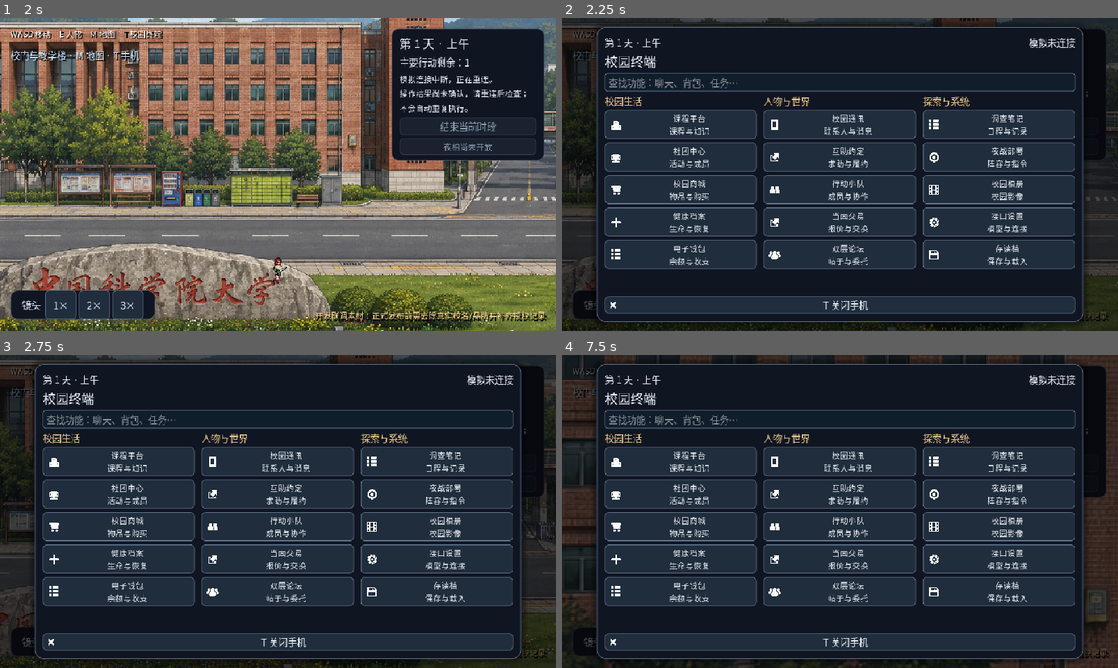
Above: before the commit, frames 1-4 (two rows, left to right).
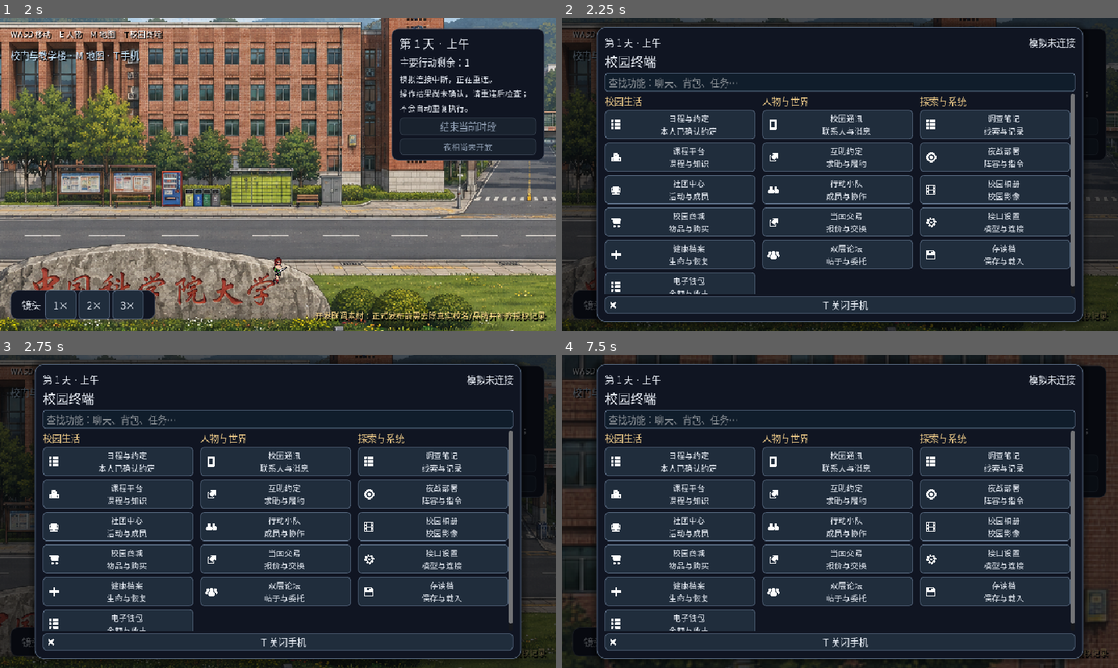
Above: after the commit, the same moments.

Repository: snappy716/LLM-simulate-society
Game: Godot game, scene res://scenes/campus/campus_collab_test.tscn
The game is run twice, just before and just after one commit, with the same random seed, the same clock (stepped at 60 frames per second) and the same inputs.
Inputs (mouse positions are in pixels of both pictures, inside the frame that each line leads up to):
- Up to frame 1 (2 s): tap Enter (ui_accept) at 0.5, 0.77, 1.52 s; move the mouse to (400, 158) at 0.52 s; hold D (move_right) 0.53-1.28 s; hold E (interact_npc) 0.53-1.28 s; click (400, 158) at 0.67 s; move the mouse to (166, 190) at 1.27 s; hold S (move_down) from 1.28 s (still down); tap R (randomize_outfit) at 1.35 s
- Up to frame 2 (2.25 s): move the mouse to (895, 105) at 2.02 s; release S (move_down) at 2.03 s; hold D (move_right) from 2.03 s (still down); hold T (toggle_phone) from 2.03 s (still down)
- Up to frame 3 (2.75 s): keep holding D (move_right); keep holding T (toggle_phone)
- Up to frame 4 (7.5 s): release D (move_right) at 2.75 s; release T (toggle_phone) at 2.75 s; click "课程平台 课程与知识" at 2.75 s; click "1×" at 3.5 s; click "2×" at 4.25 s; click "3×" at 5 s; tap Enter (ui_accept) at 5.75, 6.02, 6.77 s; move the mouse to (812, 574) at 5.77 s; hold W (move_up) 5.78-6.53 s; tap E (interact_npc) at 5.85 s; click (812, 574) at 5.92 s; move the mouse to (1006, 558) at 6.52 s; hold R (randomize_outfit) 6.53-7.28 s; hold A (move_left) from 6.53 s (still down); move the mouse to (673, 464) at 7.27 s; tap T (toggle_phone) at 7.35 s

Frame 1 is identical in both runs. In frame 2, 7.1% of the frame differs, in the area x 7-93%, y 24-89%; in frame 3, 7.1%; in frame 4, 7.1%.

Commit message:
Unify confirmed campus commitments and add personal agenda

Diff:
--- /dev/null
+++ b/game/scripts/ui/campus_agenda_panel.gd
@@ -0,0 +1,43 @@
+extends VBoxContainer
+## Read-only projection. Existing phone/squad commands remain the only authority.
+
+signal open_management(app_id: String, app_name: String)
+
+const PHASES := {"morning": "上午", "afternoon": "下午", "evening": "晚上", "late_night": "凌晨"}
+var detail: RichTextLabel
+var note: Label
+
+
+func _ready() -> void:
+	detail = RichTextLabel.new()
+	detail.bbcode_enabled = false
+	detail.fit_content = true
+	detail.scroll_active = false
+	detail.custom_minimum_size.y = 140
+	add_child(detail)
+	note = Label.new()
+	note.autowrap_mode = TextServer.AUTOWRAP_WORD_SMART
+	add_child(note)
+	for entry in [["party", "行动小队"], ["messages", "校园通讯"]]:
+		var button := Button.new()
+		button.text = "前往%s管理约定" % entry[1]
+		button.pressed.connect(func(): open_management.emit(entry[0], entry[1]))
+		add_child(button)
+	SimulationBridge.campus_snapshot_updated.connect(func(_snapshot):
+		if visible:
+			refresh()
+	)
+	refresh()
+
+
+func refresh() -> void:
+	var data: Dictionary = SimulationBridge.campus_snapshot.get("agenda", {})
+	var lines := PackedStringArray(["我已确认的约定"])
+	var rows: Array = data.get("commitments", [])
+	if rows.is_empty():
+		lines.append("目前没有待履行的已确认约定。\n这不代表没有课程、委托或其他可选活动。")
+	for row in rows:
+		var cost := "短暂见面 · 不扣主要行动" if int(row.major_action_cost) == 0 else "实际执行时核验主要行动"
+		lines.append("第 %d 天 · %s\n%s\n%s\n%s" % [int(row.day), PHASES.get(row.phase, row.phase), row.label, row.location_name, cost])
+	detail.text = "\n\n".join(lines)
+	note.text = String(data.get("note", "正在读取本人约定…"))
--- a/game/scripts/ui/campus_phone_catalog.gd
+++ b/game/scripts/ui/campus_phone_catalog.gd
@@ -3,6 +3,7 @@
 # Presentation only: keep commands and availability rules in their existing panels.
 const GROUPS := [
 	{"title": "校园生活", "entries": [
+		{"id": "agenda", "caption": "本人已确认约定", "icon": "menuList", "keywords": "日程预约出击见面"},
 		{"id": "courses", "caption": "课程与知识", "icon": "leaderboardsComplex", "keywords": "上课学习"},
 		{"id": "clubs", "caption": "活动与成员", "icon": "trophy", "keywords": "社团"},
 		{"id": "market", "caption": "物品与购买", "icon": "shoppingCart", "keywords": "背包购物使用"},
@@ -17,7 +18,7 @@
 		{"id": "forums", "caption": "帖子与委托", "icon": "massiveMultiplayer", "keywords": "任务表世界里世界"},
 	]},
 	{"title": "探索与系统", "entries": [
-		{"id": "notes", "caption": "日程与记录", "icon": "menuList", "keywords": "日志"},
+		{"id": "notes", "caption": "线索与记录", "icon": "menuList", "keywords": "日志"},
 		{"id": "combat", "caption": "阵容与指令", "icon": "target", "keywords": "卡牌战斗"},
 		{"id": "album", "caption": "校园影像", "icon": "movie", "keywords": "照片"},
 		{"id": "settings", "caption": "模型与连接", "icon": "gear", "keywords": "API LLM"},
--- a/game/scripts/ui/campus_phone_ui.gd
+++ b/game/scripts/ui/campus_phone_ui.gd
@@ -7,6 +7,7 @@
 	{"id": "settings", "name": "接口设置"},
 	{"id": "saves", "name": "存读档"},
 	{"id": "messages", "name": "校园通讯"},
+	{"id": "agenda", "name": "日程与约定"},
 	{"id": "assistance", "name": "互助约定"},
 	{"id": "courses", "name": "课程平台"},
 	{"id": "album", "name": "校园相册"},
@@ -46,6 +47,7 @@
 var _inventory_root: VBoxContainer
 var _investigation_root: VBoxContainer
 var _growth_root: VBoxContainer
+var _agenda_root: VBoxContainer
 var _assistance_root: VBoxContainer
 var _trade_root: VBoxContainer
 var _health_root: VBoxContainer
@@ -340,6 +342,10 @@
 	_growth_root = preload("res://scripts/ui/campus_growth_panel.gd").new()
 	_growth_root.visible = false
 	body.add_child(_growth_root)
+	_agenda_root = preload("res://scripts/ui/campus_agenda_panel.gd").new()
+	_agenda_root.visible = false
+	body.add_child(_agenda_root)
+	_agenda_root.connect("open_management", _open_app)
 	_assistance_root = preload("res://scripts/ui/campus_assistance_panel.gd").new()
 	_assistance_root.visible = false
 	body.add_child(_assistance_root)
@@ -790,6 +796,10 @@
 	var is_inventory := app_id == "market"
 	var is_investigation := app_id == "notes"
 	var is_growth := app_id == "courses"
+	var is_agenda := app_id == "agenda"
+	_agenda_root.visible = is_agenda
+	if is_agenda:
+		_agenda_root.call("refresh")
 	var is_assistance := app_id == "assistance"
 	_assistance_root.visible = is_assistance
 	if is_assistance:
@@ -811,7 +821,7 @@
 	_inventory_root.visible = is_inventory
 	if is_inventory:
 		_inventory_root.call("refresh")
-	_content.visible = not is_save and not is_forum and not is_club and not is_party and not is_combat and not is_message and not is_inventory and not is_health and not is_trade and not is_investigation and not is_growth and not is_assistance
+	_content.visible = not is_save and not is_forum and not is_club and not is_party and not is_combat and not is_message and not is_inventory and not is_health and not is_trade and not is_investigation and not is_growth and not is_assistance and not is_agenda
 	_forum_root.visible = is_forum
 	_club_root.visible = is_club
 	_party_root.visible = is_party
--- /dev/null
+++ b/game/tools/test_campus_agenda_flow.gd
@@ -0,0 +1,47 @@
+extends SceneTree
+## Actual HTTP reservation/cancellation and rendered read-only calendar.
+
+
+func _initialize() -> void:
+	call_deferred("_run")
+
+
+func _run() -> void:
+	create_timer(90).timeout.connect(func(): quit(1))
+	var bridge := root.get_node("SimulationBridge")
+	for _attempt in range(200):
+		if not (bridge.get("campus_snapshot") as Dictionary).is_empty(): break
+		await create_timer(0.05).timeout
+	assert(not (bridge.get("campus_snapshot") as Dictionary).is_empty())
+	var initial: Dictionary = bridge.get("campus_snapshot").duplicate(true)
+	change_scene_to_file("res://scenes/campus/campus_collab_test.tscn")
+	await process_frame
+	await process_frame
+	var phone := current_scene.get_node("CampusPhoneUI")
+	phone.call("_set_open", true)
+	phone.call("_open_app", "agenda", "日程与约定")
+	var panel: Node = phone.get("_agenda_root")
+	assert(panel.visible and panel.get("detail").text.contains("目前没有"))
+	assert(not phone.get("_content").visible)
+	panel.get_child(2).pressed.emit()
+	assert(phone.get("_party_root").visible and not panel.visible)
+	phone.get("_departure_reserve").pressed.emit()
+	var reserved = await bridge.campus_party_operation_completed
+	assert(reserved[0])
+	phone.call("_open_app", "agenda", "日程与约定")
+	assert(panel.get("detail").text.contains("全队出击预约"))
+	assert(panel.get("detail").text.contains("第 1 天"))
+	assert(panel.get("detail").text.contains("实际执行时核验"))
+	assert(not phone.get("_party_root").visible)
+	panel.get_child(2).pressed.emit()
+	phone.get("_departure_cancel").pressed.emit()
+	var cancelled = await bridge.campus_party_operation_completed
+	assert(cancelled[0])
+	phone.call("_open_app", "agenda", "日程与约定")
+	assert(panel.get("detail").text.contains("目前没有"))
+	var after: Dictionary = bridge.get("campus_snapshot")
+	assert(initial.clock == after.clock and initial.action_economy == after.action_economy)
+	panel.get_child(3).pressed.emit()
+	assert(phone.get("_message_root").visible and not panel.visible)
+	print("CAMPUS_AGENDA_FLOW_OK real_http phone_home calendar reserve_cancel original_management no_time_cost no_api")
+	quit(0)
--- a/game/tools/test_campus_meetings_phone_flow.gd
+++ b/game/tools/test_campus_meetings_phone_flow.gd
@@ -30,11 +30,16 @@
 	assert(accepted[0], JSON.stringify(accepted[1]))
 	assert(panel.get("detail").text.contains("双方已确认"))
 	assert(not panel.get("accept_button").visible)
+	phone.call("_open_app", "agenda", "日程与约定")
+	assert(phone.get("_agenda_root").get("detail").text.contains("已确认的支持约定"))
+	phone.call("_open_app", "messages", "手机消息")
 	while bridge.call("is_campus_busy"): await create_timer(0.05).timeout
 	panel.get("cancel_button").pressed.emit()
 	var cancelled: Array = await bridge.campus_investigation_operation_completed
 	assert(cancelled[0])
 	assert(not panel.visible)
+	phone.call("_open_app", "agenda", "日程与约定")
+	assert(not phone.get("_agenda_root").get("detail").text.contains("已确认的支持约定"))
 	var after: Dictionary = bridge.get("campus_snapshot")
 	assert(initial.clock == after.clock and initial.action_economy == after.action_economy)
 	print("CAMPUS_MEETINGS_PHONE_FLOW_OK actual_incoming_request no_auto_accept phone_accept_cancel no_major_cost no_api")
--- a/game/tools/test_campus_phone_layout.gd
+++ b/game/tools/test_campus_phone_layout.gd
@@ -31,7 +31,7 @@
 		var search := phone.get("_home_search") as LineEdit
 		var home_scroll := phone.get("_home_scroll") as ScrollContainer
 		var buttons: Array = phone.get("_home_buttons")
-		assert(buttons.size() == 15)
+		assert(buttons.size() == 16)
 		search.text = "聊天"
 		search.text_changed.emit(search.text)
 		var found := 0
@@ -50,7 +50,7 @@
 			await process_frame
 		assert(not (phone.get("_home_empty") as Label).visible)
 		assert(home_scroll.get_h_scroll_bar().max_value <= home_scroll.size.x + 1)
-		assert(home_scroll.get_v_scroll_bar().max_value <= home_scroll.size.y + 1, "all fifteen apps should fit the desktop home")
+		assert(home_scroll.get_v_scroll_bar().max_value <= home_scroll.size.y + 1, "all sixteen apps should fit the desktop home")
 		assert(close.get_viewport_rect().encloses(search.get_global_rect()))
 		for button in buttons:
 			assert(button.visible and button.is_visible_in_tree())
@@ -58,7 +58,7 @@
 			for _frame in range(4):
 				await process_frame
 			assert(home_scroll.get_global_rect().grow(2).encloses(button.get_global_rect()))
-		for app in ["saves", "messages", "assistance", "courses", "album", "notes", "market", "trade", "wallet", "health", "clubs", "party", "combat", "forums"]:
+		for app in ["saves", "messages", "agenda", "assistance", "courses", "album", "notes", "market", "trade", "wallet", "health", "clubs", "party", "combat", "forums"]:
 			phone.call("_open_app", app, app)
 			if app == "saves":
 				await bridge.campus_persistence_completed
@@ -92,6 +92,6 @@
 	root.size = Vector2i(1280, 720)
 	phone.call("_set_open", true)
 	phone.get("_home_scroll").scroll_vertical = 0
-	print("CAMPUS_PHONE_LAYOUT_OK fifteen_apps three_sizes fixed_navigation readable_forms searchable_catalog keyboard_reachability no_action_cost")
+	print("CAMPUS_PHONE_LAYOUT_OK sixteen_apps three_sizes fixed_navigation readable_forms searchable_catalog keyboard_reachability no_action_cost")
 	if not "--keep-open" in OS.get_cmdline_user_args():
 		quit(0)
Not shown, changed: design/IMPLEMENTATION_ROADMAP.md
Not shown, changed: design/IMPLEMENTATION_TODO.md
Not shown, changed: design/LLM_ACTION_RULES.md
Not shown, added: design/STEP_11_CLOSURE_AUDIT.md
Not shown, changed: design/STEP_12_PREFLIGHT.md
Not shown, added: production/STEP_12_COMMITMENTS_ACCEPTANCE.md
Not shown, changed: production/VERIFICATION.md
Not shown, changed: production/run_godot_checks.py
Not shown, added: production/validation/step12-commitments/README.md
Not shown, added: production/validation/step12-commitments/godot-final-flow-logs.tar.gz
Not shown, added: production/validation/step12-commitments/godot-final.log
Not shown, added: production/validation/step12-commitments/godot-initial-flow-logs.tar.gz
(and 20 more such lines)
